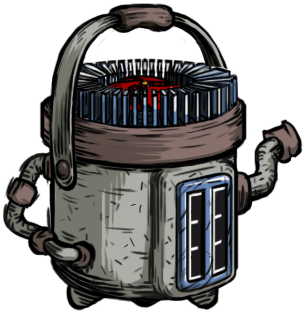
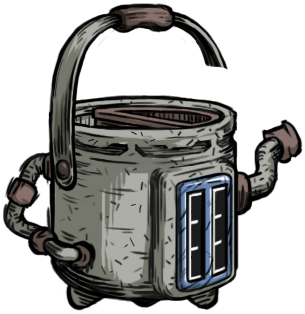
Layer changes from the first 305 x 314 image to the second:
hid group "뚜껑" (1st of 2, in "제염기") (7 layers) over [39, 58, 247, 173]
painted on "レイヤー 11" over [143, 156, 179, 160]
painted on "솥" (2nd of 2, in "제염기" › "솥") over [74, 136, 204, 158]
painted on "그림자2" over [166, 140, 211, 159]
painted on "솥 채색" over [65, 290, 99, 311]
hid "レイヤー 3" over [39, 58, 247, 311]
hid "背景" over [39, 58, 247, 311]
